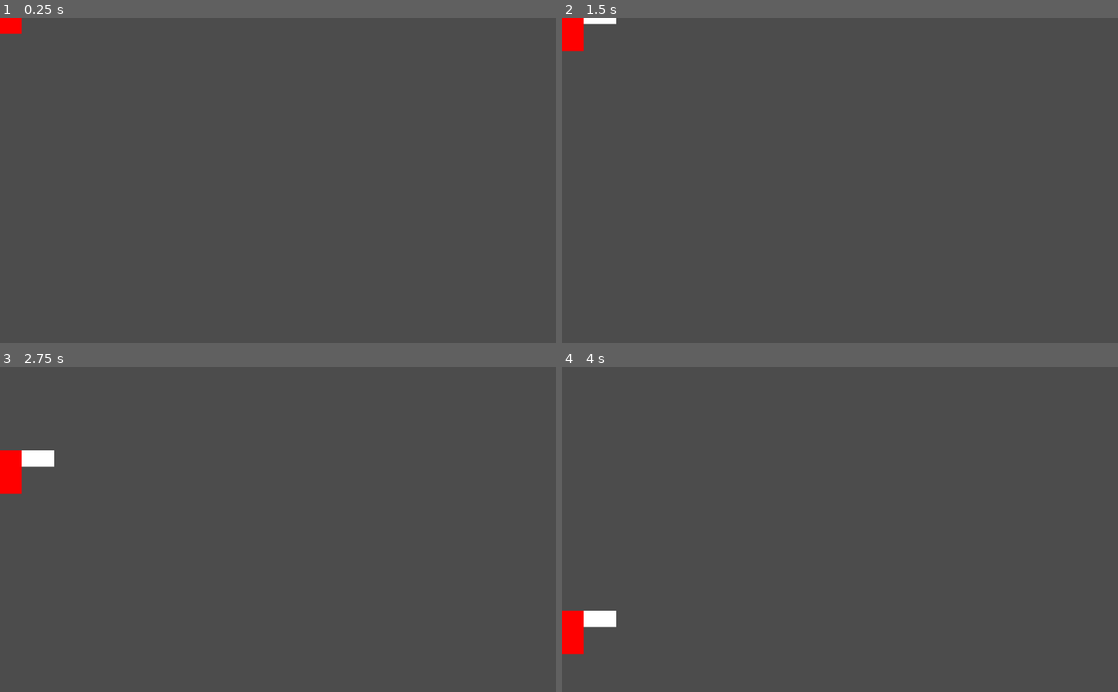
Above: before the commit, frames 1-4 (two rows, left to right).
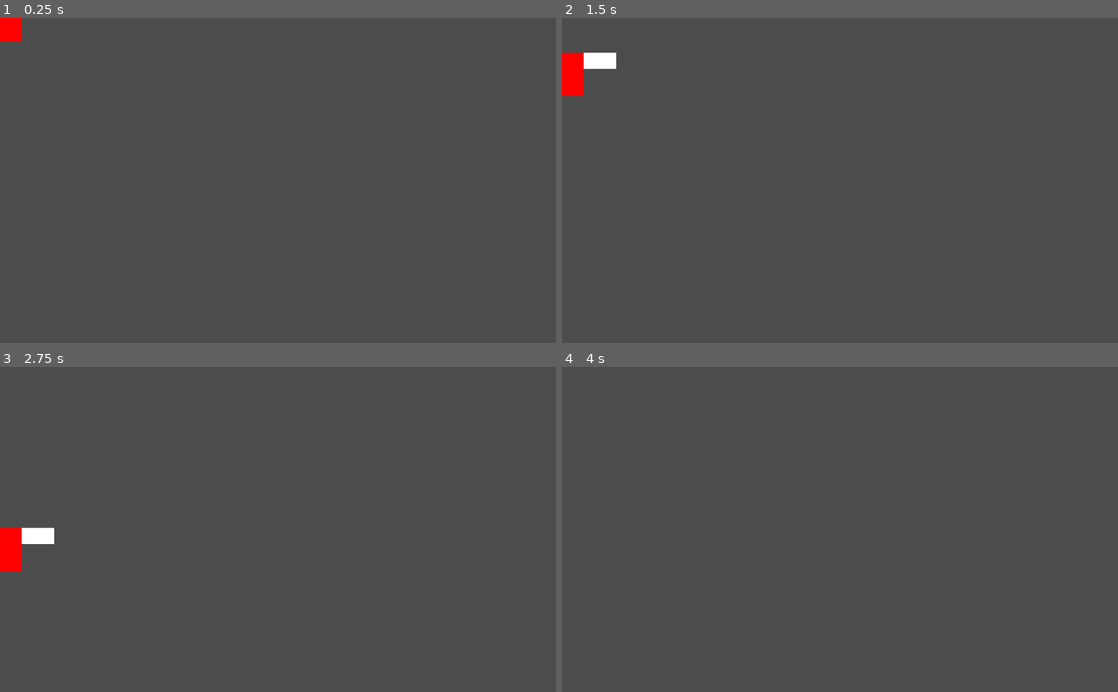
Above: after the commit, the same moments.

Repository: Nowan/DroneConstructor
Game: Godot game, scene res://Drone/DronePrototype.tscn
Two runs of this game, one before a commit and one after it. Both use one fixed random seed, a clock stepped at 60 frames per second and the inputs below.
Inputs:
- Up to frame 1 (0.25 s): no input
- Up to frame 2 (1.5 s): tap Enter at 0.5 s; hold E (right_engine_accelerate, bound only after the commit) 0.53-1.28 s; hold 1 (left_engine_power_off, bound only after the commit) 0.53-1.28 s; tap 3 (right_engine_power_off, bound only after the commit) at 0.8, 1.35 s; hold Q (left_engine_accelerate, bound only after the commit) from 1.28 s (still down)
- Up to frame 3 (2.75 s): tap 1 (left_engine_power_off, bound only after the commit) at 1.55 s; release Q (left_engine_accelerate, bound only after the commit) at 2.03 s; hold E (right_engine_accelerate, bound only after the commit) from 2.03 s (still down); hold 1 (left_engine_power_off, bound only after the commit) from 2.03 s (still down); tap 3 (right_engine_power_off, bound only after the commit) at 2.3 s
- Up to frame 4 (4 s): release E (right_engine_accelerate, bound only after the commit) at 2.78 s; release 1 (left_engine_power_off, bound only after the commit) at 2.78 s; hold Q (left_engine_accelerate, bound only after the commit) from 2.78 s (still down); tap 3 (right_engine_power_off, bound only after the commit) at 2.85, 3.8 s; tap 1 (left_engine_power_off, bound only after the commit) at 3.05 s; hold 1 (left_engine_power_off, bound only after the commit) from 3.53 s (still down)

The runs differ from the first frame. In frame 1, 0.1% of the frame differs, in the area x 0-4%, y 4-8%; in frame 2, 1.4%; in frame 3, 1.7%, in the area x 0-10%, y 25-63%; in frame 4, 0.8%.

Commit message:
Flying Drone Two Engine Physics

Diff:
--- a/Drone/DronePrototype.tscn
+++ b/Drone/DronePrototype.tscn
@@ -7,61 +7,73 @@
 extents = Vector2( 40, 40 )
 
 [sub_resource type="RectangleShape2D" id=2]
-extents = Vector2( 30, 15 )
+extents = Vector2( 30, 5 )
 
 [sub_resource type="RectangleShape2D" id=3]
-extents = Vector2( 30, 15 )
+extents = Vector2( 20, 5 )
 
-[node name="Drone" type="Node2D"]
+[node name="Drone" type="RigidBody2D"]
 
-[node name="DronBody" type="RigidBody2D" parent="."]
-mass = 3.0
-linear_velocity = Vector2( 0, -100 )
+[node name="BTLE" type="PinJoint2D" parent="."]
+position = Vector2( 0, -25 )
+node_a = NodePath("../EngineLeft")
+node_b = NodePath("..")
+bias = 0.9
+disable_collision = false
 
-[node name="DronColor" type="ColorRect" parent="DronBody"]
+[node name="BTRE" type="PinJoint2D" parent="."]
+position = Vector2( 0, -25 )
+node_a = NodePath("../EngineRight")
+bias = 0.9
+disable_collision = false
+
+[node name="DronColor" type="ColorRect" parent="."]
 margin_left = -40.0
 margin_top = -40.0
 margin_right = 40.0
 margin_bottom = 40.0
 color = Color( 1, 0, 0, 1 )
 
-[node name="BodyCollision" type="CollisionShape2D" parent="DronBody"]
-shape = SubResource( 1 )
-
-[node name="EngineRight" type="RigidBody2D" parent="."]
-script = ExtResource( 1 )
-
-[node name="EngineRightColor" type="ColorRect" parent="EngineRight"]
+[node name="EngineRightColor" type="ColorRect" parent="."]
 margin_left = 40.0
 margin_top = -40.0
 margin_right = 100.0
 margin_bottom = -10.0
 
-[node name="RightEngineCollision" type="CollisionShape2D" parent="EngineRight"]
-position = Vector2( 70, -25 )
-shape = SubResource( 2 )
-
-[node name="EngineLeft" type="RigidBody2D" parent="."]
-script = ExtResource( 2 )
-
-[node name="EngineLeftColor" type="ColorRect" parent="EngineLeft"]
+[node name="EngineLeftColor" type="ColorRect" parent="."]
 margin_left = -100.0
 margin_top = -40.0
 margin_right = -40.0
 margin_bottom = -10.0
 
-[node name="LeftEngineCollision" type="CollisionShape2D" parent="EngineLeft"]
-position = Vector2( -70, -25 )
+[node name="CollisionPolygon2D" type="CollisionPolygon2D" parent="."]
+polygon = PoolVector2Array( 40, -40, 40, -10, 100, -10, 100, -40, 90, -30, 90, -20, 50, -20, 50, -30 )
+
+[node name="CollisionPolygon2D2" type="CollisionPolygon2D" parent="."]
+position = Vector2( -140, 0 )
+polygon = PoolVector2Array( 40, -40, 40, -10, 100, -10, 100, -40, 90, -30, 90, -20, 50, -20, 50, -30 )
+
+[node name="CollisionShape2D" type="CollisionShape2D" parent="."]
+shape = SubResource( 1 )
+
+[node name="CollisionShape2D2" type="CollisionShape2D" parent="."]
+position = Vector2( -70, -35 )
+shape = SubResource( 2 )
+
+[node name="CollisionShape2D3" type="CollisionShape2D" parent="."]
+position = Vector2( 70, -35 )
+shape = SubResource( 2 )
+
+[node name="EngineRight" type="RigidBody2D" parent="."]
+position = Vector2( 70, -25 )
+script = ExtResource( 1 )
+
+[node name="CollisionShape2D" type="CollisionShape2D" parent="EngineRight"]
 shape = SubResource( 3 )
 
-[node name="BTRE" type="PinJoint2D" parent="."]
-node_a = NodePath("../DronBody")
-node_b = NodePath("../EngineRight")
-bias = 0.9
-disable_collision = false
+[node name="EngineLeft" type="RigidBody2D" parent="."]
+position = Vector2( -70, -25 )
+script = ExtResource( 2 )
 
-[node name="BTLE" type="PinJoint2D" parent="."]
-node_a = NodePath("../DronBody")
-node_b = NodePath("../EngineLeft")
-bias = 0.9
-disable_collision = false
+[node name="CollisionShape2D2" type="CollisionShape2D" parent="EngineLeft"]
+shape = SubResource( 3 )
--- /dev/null
+++ b/Drone/EngineConfig.gd
@@ -0,0 +1,11 @@
+extends RigidBody2D
+
+const FORCE_MULTIPLIER = 5
+const MAX_ACCELERATION = -600
+const MAX_DEFFERING = 600
+
+func _set_calculated_force(engineSide, engineStatus):
+	var appliedForce = Vector2(0,engineStatus)
+	set_applied_force(appliedForce.rotated(global_rotation))
+	print("Current " +engineSide + "Engine status: ", engineStatus)
+	#print("Rotation R: ", global_rotation)
--- a/Drone/EngineLeft.gd
+++ b/Drone/EngineLeft.gd
@@ -1,31 +1,32 @@
-extends RigidBody2D
+extends "res://Drone/EngineConfig.gd"
 
-const FORCE_MULTIPLIER = 5
-const MAX_ACCELERATION = -1000
-const MAX_DEFFERING = 1000
 var engineStatus = 0
-# Declare member variables here. Examples:
-# var a = 2
-# var b = "text"
+var engineMemoryStatus = 0
 
-# Called when the node enters the scene tree for the first time.
 func _ready():
 	pass # Replace with function body.
 
-# Called every frame. 'delta' is the elapsed time since the previous frame.
-func _physics_process(delta):
+# Called every frame.
+func _integrate_forces(state):
+	engineStatus = engineMemoryStatus
+
 	if Input.is_action_pressed("left_engine_accelerate"):
-		var acceleration = Input.get_joy_axis(0, JOY_AXIS_3) * FORCE_MULTIPLIER
+		var acceleration = Input.get_joy_axis(0, JOY_AXIS_1) * FORCE_MULTIPLIER
 		if engineStatus + acceleration < MAX_ACCELERATION:
 			acceleration = MAX_ACCELERATION - engineStatus
 		engineStatus += acceleration
-		set_applied_force(Vector2(0, engineStatus))
-		print("Current Left Engine status: %f", engineStatus)
 	if Input.is_action_pressed("left_engine_deffering"):
-		var deffering = Input.get_joy_axis(0, JOY_AXIS_3) * FORCE_MULTIPLIER
+		var deffering = Input.get_joy_axis(0, JOY_AXIS_1) * FORCE_MULTIPLIER
 		if engineStatus + deffering > MAX_DEFFERING:
 			deffering = MAX_DEFFERING - engineStatus
 		engineStatus += deffering
-		set_applied_force(Vector2(0, engineStatus))
-		print("Current Left Engine status: %f", engineStatus)
-#	pass
+	engineMemoryStatus = engineStatus
+
+	if Input.is_action_pressed("left_engine_culvert_change"):
+		engineMemoryStatus = engineStatus
+		engineStatus = engineStatus * -1
+	if Input.is_action_pressed("left_engine_power_off"):
+		engineMemoryStatus = engineStatus
+		engineStatus = 0
+
+	_set_calculated_force("Left", engineStatus)
--- a/Drone/EngineRight.gd
+++ b/Drone/EngineRight.gd
@@ -1,31 +1,32 @@
-extends RigidBody2D
+extends "res://Drone/EngineConfig.gd"
 
-const FORCE_MULTIPLIER = 5
-const MAX_ACCELERATION = -1000
-const MAX_DEFFERING = 1000
 var engineStatus = 0
-# Declare member variables here. Examples:
-# var a = 2
-# var b = "text"
+var engineMemoryStatus = 0
 
-# Called when the node enters the scene tree for the first time.
 func _ready():
 	pass # Replace with function body.
 
-# Called every frame. 'delta' is the elapsed time since the previous frame.
-func _physics_process(delta):
+# Called every frame.
+func _integrate_forces(state):
+	engineStatus = engineMemoryStatus
+
 	if Input.is_action_pressed("right_engine_accelerate"):
 		var acceleration = Input.get_joy_axis(0, JOY_AXIS_3) * FORCE_MULTIPLIER
 		if engineStatus + acceleration < MAX_ACCELERATION:
 			acceleration = MAX_ACCELERATION - engineStatus
 		engineStatus += acceleration
-		set_applied_force(Vector2(0, engineStatus))
-		print("Current Right Engine status: %f", engineStatus)
 	if Input.is_action_pressed("right_engine_deffering"):
 		var deffering = Input.get_joy_axis(0, JOY_AXIS_3) * FORCE_MULTIPLIER
 		if engineStatus + deffering > MAX_DEFFERING:
 			deffering = MAX_DEFFERING - engineStatus
 		engineStatus += deffering
-		set_applied_force(Vector2(0, engineStatus))
-		print("Current Right Engine status: %f", engineStatus)
-#	pass
+	engineMemoryStatus = engineStatus
+
+	if Input.is_action_pressed("right_engine_culvert_change"):
+		engineMemoryStatus = engineStatus
+		engineStatus = engineStatus * -1
+	if Input.is_action_pressed("right_engine_power_off"):
+		engineMemoryStatus = engineStatus
+		engineStatus = 0
+
+	_set_calculated_force("Right", engineStatus)
--- a/Drone/World.tscn
+++ b/Drone/World.tscn
@@ -1,6 +1,7 @@
-[gd_scene load_steps=3 format=2]
+[gd_scene load_steps=4 format=2]
 
 [ext_resource path="res://Drone/DronePrototype.tscn" type="PackedScene" id=1]
+[ext_resource path="res://Drone/debug_draw.tscn" type="PackedScene" id=2]
 
 [sub_resource type="RectangleShape2D" id=1]
 extents = Vector2( 150, 20 )
@@ -19,4 +20,10 @@
 shape = SubResource( 1 )
 
 [node name="Drone" parent="." instance=ExtResource( 1 )]
-position = Vector2( 421.108, 281.307 )
+position = Vector2( 424.977, 366.423 )
+
+[node name="Camera2D" type="Camera2D" parent="Drone"]
+position = Vector2( 1.121, 1.25964 )
+current = true
+
+[node name="debug_draw" parent="." instance=ExtResource( 2 )]
--- /dev/null
+++ b/Drone/debug_draw.gd
@@ -0,0 +1,40 @@
+# adapted with thanks from code by GDQuest
+# http://gdquest.com/
+
+extends Node2D
+
+var colors = {
+    'BLUE': Color(.216, .474, .702),
+    'RED': Color(1.0, .329, .298),
+    'YELLOW': Color(.867, .91, .247),
+	'GREEN': Color(.054, .718, .247)
+}
+
+var WIDTH = 5
+var parent = null
+
+func _ready():
+	parent = get_parent()
+
+func _process(delta):
+	update()
+
+func _draw():
+	draw_arrow(parent.get_linear_velocity(), Vector2(), 1.0, 'YELLOW')
+	draw_arrow(parent.get_applied_force(), Vector2(), 0.5, 'RED')
+
+func draw_arrow(vector, pos, scale, color):
+	color = colors[color]
+	if vector.length() == 0:
+		return
+	draw_line(pos * scale, vector * scale, color, WIDTH)
+	var dir = vector.normalized()
+	draw_triangle(vector * scale, dir, 10, color)
+	draw_circle(pos, 5, color)
+
+func draw_triangle(pos, dir, size, color):
+	var a = pos + dir * size
+	var b = pos + dir.rotated(2*PI/3) * size
+	var c = pos + dir.rotated(4*PI/3) * size
+	var points = PoolVector2Array([a, b, c])
+	draw_polygon(points, PoolColorArray([color]))
--- /dev/null
+++ b/Drone/debug_draw.tscn
@@ -0,0 +1,3 @@
+[gd_scene format=2]
+
+[node name="debug_draw" type="Node2D"]
--- a/project.godot
+++ b/project.godot
@@ -24,21 +24,49 @@
 left_engine_accelerate={
 "deadzone": 0.5,
 "events": [ Object(InputEventJoypadMotion,"resource_local_to_scene":false,"resource_name":"","device":-1,"axis":1,"axis_value":-1.0,"script":null)
+, Object(InputEventKey,"resource_local_to_scene":false,"resource_name":"","device":0,"alt":false,"shift":false,"control":false,"meta":false,"command":false,"pressed":false,"scancode":81,"unicode":0,"echo":false,"script":null)
  ]
 }
 left_engine_deffering={
 "deadzone": 0.5,
 "events": [ Object(InputEventJoypadMotion,"resource_local_to_scene":false,"resource_name":"","device":-1,"axis":1,"axis_value":1.0,"script":null)
+, Object(InputEventKey,"resource_local_to_scene":false,"resource_name":"","device":0,"alt":false,"shift":false,"control":false,"meta":false,"command":false,"pressed":false,"scancode":65,"unicode":0,"echo":false,"script":null)
  ]
 }
 right_engine_accelerate={
 "deadzone": 0.5,
 "events": [ Object(InputEventJoypadMotion,"resource_local_to_scene":false,"resource_name":"","device":-1,"axis":3,"axis_value":-1.0,"script":null)
+, Object(InputEventKey,"resource_local_to_scene":false,"resource_name":"","device":0,"alt":false,"shift":false,"control":false,"meta":false,"command":false,"pressed":false,"scancode":69,"unicode":0,"echo":false,"script":null)
  ]
 }
 right_engine_deffering={
 "deadzone": 0.5,
 "events": [ Object(InputEventJoypadMotion,"resource_local_to_scene":false,"resource_name":"","device":-1,"axis":3,"axis_value":1.0,"script":null)
+, Object(InputEventKey,"resource_local_to_scene":false,"resource_name":"","device":0,"alt":false,"shift":false,"control":false,"meta":false,"command":false,"pressed":false,"scancode":68,"unicode":0,"echo":false,"script":null)
+ ]
+}
+left_engine_power_off={
+"deadzone": 0.5,
+"events": [ Object(InputEventJoypadButton,"resource_local_to_scene":false,"resource_name":"","device":-1,"button_index":6,"pressure":0.0,"pressed":false,"script":null)
+, Object(InputEventKey,"resource_local_to_scene":false,"resource_name":"","device":0,"alt":false,"shift":false,"control":false,"meta":false,"command":false,"pressed":false,"scancode":49,"unicode":0,"echo":false,"script":null)
+ ]
+}
+right_engine_power_off={
+"deadzone": 0.5,
+"events": [ Object(InputEventJoypadButton,"resource_local_to_scene":false,"resource_name":"","device":-1,"button_index":7,"pressure":0.0,"pressed":false,"script":null)
+, Object(InputEventKey,"resource_local_to_scene":false,"resource_name":"","device":0,"alt":false,"shift":false,"control":false,"meta":false,"command":false,"pressed":false,"scancode":51,"unicode":0,"echo":false,"script":null)
+ ]
+}
+left_engine_culvert_change={
+"deadzone": 0.5,
+"events": [ Object(InputEventJoypadButton,"resource_local_to_scene":false,"resource_name":"","device":-1,"button_index":4,"pressure":0.0,"pressed":false,"script":null)
+, Object(InputEventKey,"resource_local_to_scene":false,"resource_name":"","device":0,"alt":false,"shift":false,"control":false,"meta":false,"command":false,"pressed":false,"scancode":90,"unicode":0,"echo":false,"script":null)
+ ]
+}
+right_engine_culvert_change={
+"deadzone": 0.5,
+"events": [ Object(InputEventJoypadButton,"resource_local_to_scene":false,"resource_name":"","device":-1,"button_index":5,"pressure":0.0,"pressed":false,"script":null)
+, Object(InputEventKey,"resource_local_to_scene":false,"resource_name":"","device":0,"alt":false,"shift":false,"control":false,"meta":false,"command":false,"pressed":false,"scancode":67,"unicode":0,"echo":false,"script":null)
  ]
 }
 
